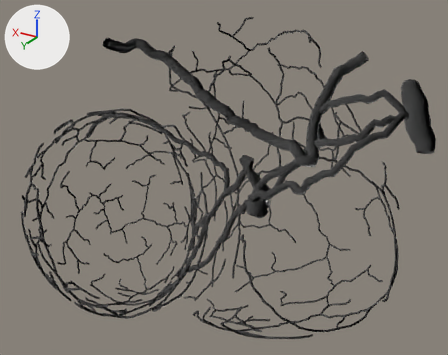
An edit to the glTF model public/heart/conduction.glb, drawn before and after from the same camera.
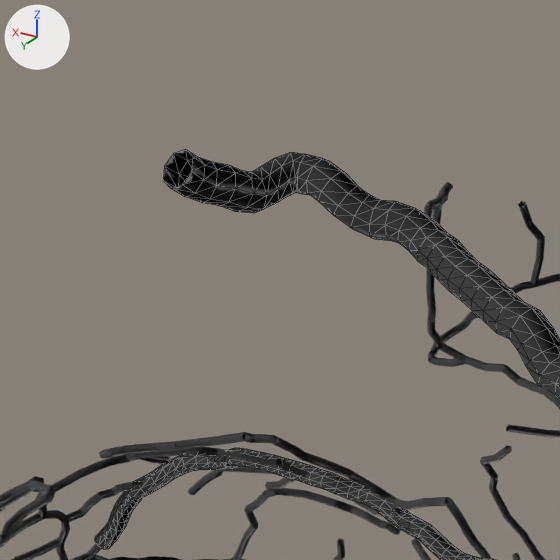
Each version appears first whole from a 50 mm camera at (-0.797, 1.188, 0.711) aimed at (-0.015, -0.114, 0.059), and next in a close-up on the part from 14% to 45% of the width and 0% to 40% of the height. The axes (+X, +Y, +Z) are drawn at upper left. The lights are the same throughout. The older version's two pictures come first. The close-ups show mesh edges as thin lines.

Before the edit, the objects in view are built like this:
```python
me_cs_bachmann = bpy.data.meshes.new('cs_Bachmann')
me_cs_bachmann.from_pydata(...)  # 712 vertices, 1408 faces; spans x -0.418..0.093, y -0.002..0.205, z 0.271..0.468
me_cs_purkinje_lv = bpy.data.meshes.new('cs_Purkinje_LV')
me_cs_purkinje_lv.from_pydata(...)  # 10410 vertices, 10410 faces; spans x -0.066..0.523, y -0.347..0.349, z -0.46..0.264
me_cs_purkinje_rv = bpy.data.meshes.new('cs_Purkinje_RV')
me_cs_purkinje_rv.from_pydata(...)  # 10160 vertices, 10160 faces; spans x -0.486..0.301, y -0.524..0.108, z -0.497..0.44
ob_cs_bachmann = bpy.data.objects.new('cs_Bachmann', me_cs_bachmann)
ob_cs_bachmann.location = (0.0, 0.0, 0.0)
ob_cs_purkinje_lv = bpy.data.objects.new('cs_Purkinje_LV', me_cs_purkinje_lv)
ob_cs_purkinje_lv.location = (0.0, 0.0, 0.0)
ob_cs_purkinje_rv = bpy.data.objects.new('cs_Purkinje_RV', me_cs_purkinje_rv)
ob_cs_purkinje_rv.location = (0.0, 0.0, 0.0)
# also in view: 'cs_LAF' at (0.157, -0.03, 0.144)
```
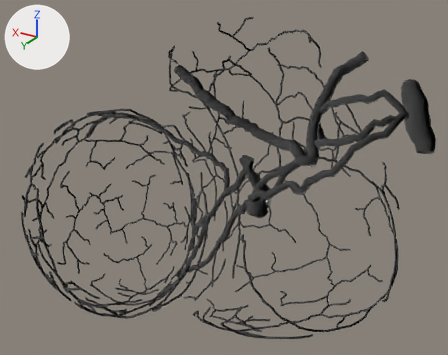
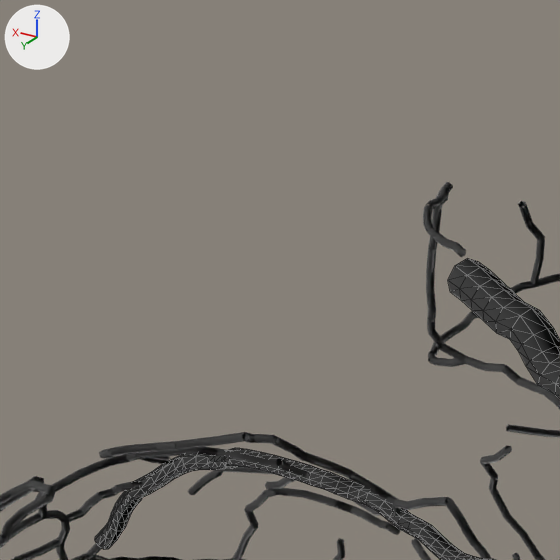
The change, as JSON lines over the scene's bpy script:
```json
{"block": "me_cs_bachmann", "where": "# used by ob_cs_bachmann; location = (0.0, 0.0, 0.0)"}
{"op": "remove", "block": "me_cs_bachmann", "code": "me_cs_bachmann.from_pydata(...)  # 712 vertices, 1408 faces; spans x -0.418..0.093, y -0.002..0.205, z 0.271..0.468"}
{"op": "add", "block": "me_cs_bachmann", "code": "me_cs_bachmann.from_pydata(...)  # 544 vertices, 1072 faces; spans x -0.418..-0.04, y -0.002..0.201, z 0.271..0.459"}
{"block": "me_cs_bachmann", "change": "me_cs_bachmann part 1"}
{"block": "me_cs_bachmann", "change": "168 vertices are removed from x -0.042..0.093, y 0.104..0.205, z 0.397..0.468"}
{"block": "me_cs_bachmann", "change": "336 faces are deleted"}
```

What differs and where, as boxes (x1, y1, x2, y2) in the close-ups (560 x 560 px):
```json
{"object": "cs_Bachmann", "change": "reshaped", "before": [163, 149, 560, 398], "after": [448, 258, 560, 398]}
{"part": 1, "of": "me_cs_bachmann", "change": "deleted", "before": [163, 149, 477, 292]}
```
